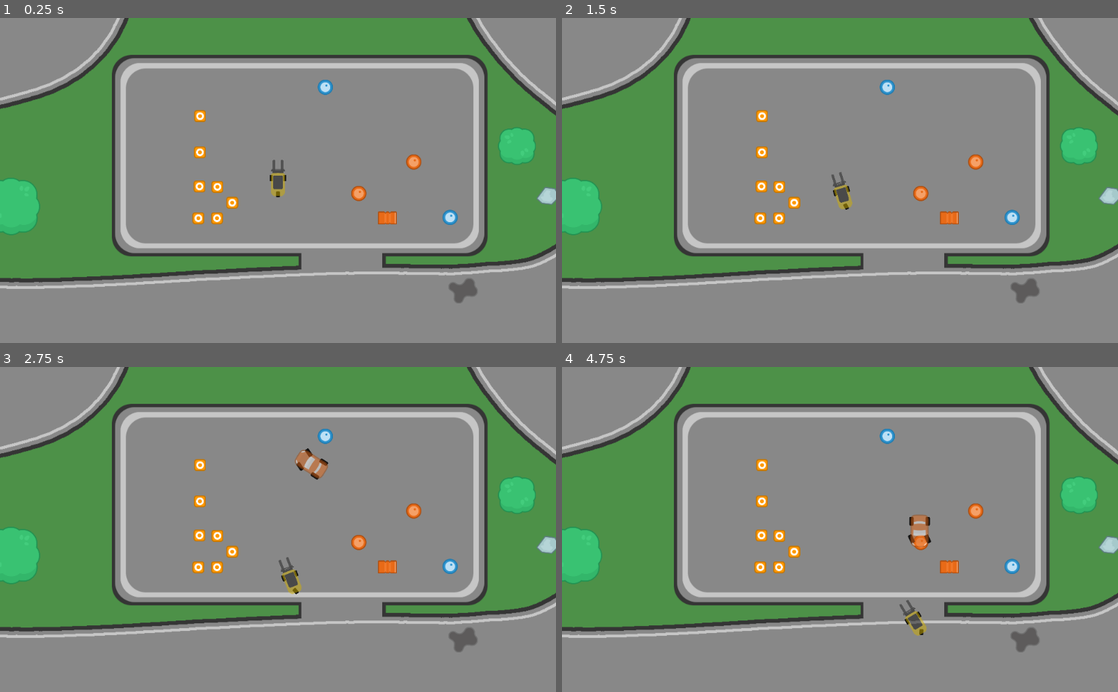
Above: before the commit, frames 1-4 (two rows, left to right).
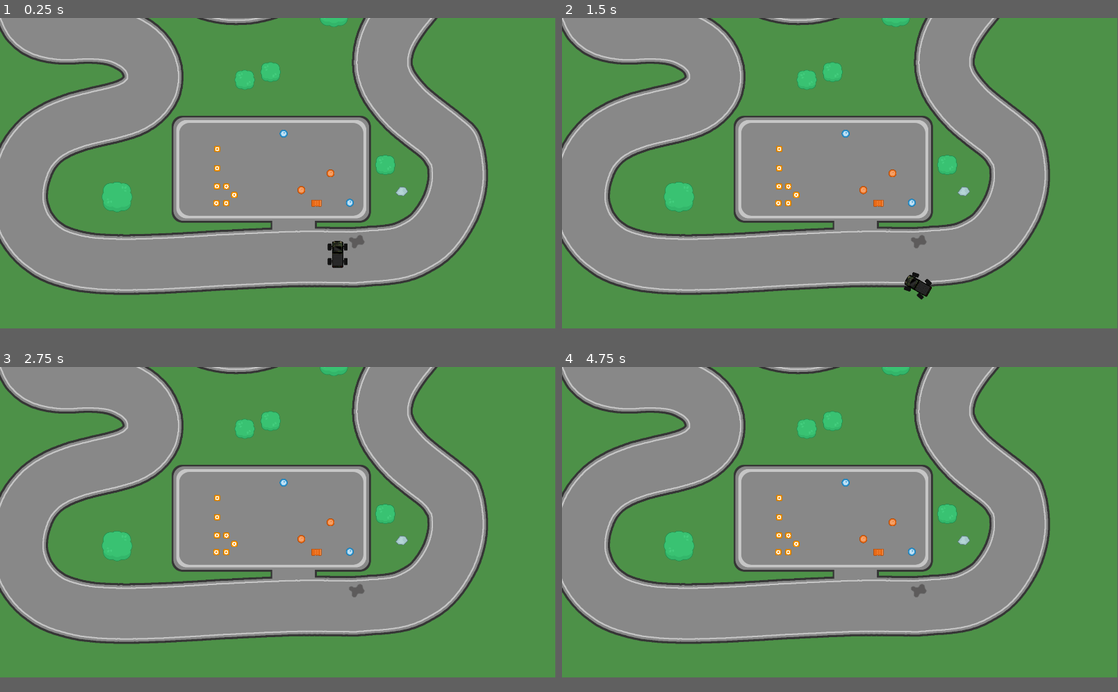
Above: after the commit, the same moments.

Repository: fswienty/godot-wheeled-vehicle-template
Game: Godot game, scene res://World.tscn
Two runs of this game, one before a commit and one after it. Both use one fixed random seed, a clock stepped at 60 frames per second and the inputs below.
Inputs:
- Up to frame 1 (0.25 s): no input
- Up to frame 2 (1.5 s): tap Enter at 0.5 s; hold D (steer_right) 0.53-1.28 s; hold S (decelerate) 0.53-1.28 s; hold A (steer_left) from 1.28 s (still down); tap S (decelerate) at 1.35 s
- Up to frame 3 (2.75 s): release A (steer_left) at 2.03 s; hold D (steer_right) from 2.03 s (still down); hold S (decelerate) from 2.03 s (still down)
- Up to frame 4 (4.75 s): release D (steer_right) at 2.78 s; release S (decelerate) at 2.78 s; hold W (accelerate) 2.78-3.53 s; tap S (decelerate) at 2.85, 4.35 s; hold S (decelerate) 3.53-4.28 s; hold A (steer_left) from 3.53 s (still down)
In our replay, the window is 800x468 before the commit and 799x447 after it. These sizes can differ from the game's own. Grey fills any space a smaller window leaves; there, only what the larger window draws over its background counts as a difference.

The runs differ from the first frame. In frame 1, 57% of the frame differs, in the area x 0-100%, y 0-96%; in frame 2, 57%; in frame 3, 57%; in frame 4, 57%.

Commit message:
adjsuted some parameters

Diff:
--- a/Vehicles/12x12.tscn
+++ b/Vehicles/12x12.tscn
@@ -25,7 +25,6 @@
 center_steering = false
 
 [node name="Wheels" type="Node2D" parent="."]
-editor/display_folded = true
 
 [node name="L1" type="Sprite" parent="Wheels"]
 position = Vector2( -95, -202.5 )
--- a/Vehicles/Bike.tscn
+++ b/Vehicles/Bike.tscn
@@ -20,8 +20,8 @@
 __meta__ = {
 "_edit_horizontal_guides_": [  ]
 }
-grip = 2.0
-steering_speed_decay = 0.2
+grip = 15.0
+steering_speed_decay = 0.3
 
 [node name="Wheels" type="Node2D" parent="."]
 
--- a/World.tscn
+++ b/World.tscn
@@ -1,126 +1,125 @@
 [gd_scene load_steps=12 format=2]
 
-[ext_resource path="res://Sprites/racetrack2.png" type="Texture" id=1]
-[ext_resource path="res://Sprites/Objects/barrel_red.png" type="Texture" id=2]
-[ext_resource path="res://Sprites/Objects/barrel_red_down.png" type="Texture" id=3]
-[ext_resource path="res://Sprites/Objects/cone_straight.png" type="Texture" id=4]
-[ext_resource path="res://Sprites/Objects/barrel_blue.png" type="Texture" id=5]
-[ext_resource path="res://Sprites/Objects/rock3.png" type="Texture" id=6]
-[ext_resource path="res://Sprites/Objects/oil.png" type="Texture" id=7]
-[ext_resource path="res://Sprites/Objects/tree_large.png" type="Texture" id=8]
-[ext_resource path="res://Sprites/Objects/tree_small.png" type="Texture" id=9]
-[ext_resource path="res://Vehicles/Car.tscn" type="PackedScene" id=10]
-[ext_resource path="res://Vehicles/Forklift.tscn" type="PackedScene" id=11]
+[ext_resource path="res://Sprites/grass.png" type="Texture" id=1]
+[ext_resource path="res://Sprites/racetrack.png" type="Texture" id=2]
+[ext_resource path="res://Sprites/Objects/barrel_red.png" type="Texture" id=3]
+[ext_resource path="res://Sprites/Objects/barrel_red_down.png" type="Texture" id=4]
+[ext_resource path="res://Sprites/Objects/cone_straight.png" type="Texture" id=5]
+[ext_resource path="res://Sprites/Objects/barrel_blue.png" type="Texture" id=6]
+[ext_resource path="res://Sprites/Objects/rock3.png" type="Texture" id=7]
+[ext_resource path="res://Sprites/Objects/oil.png" type="Texture" id=8]
+[ext_resource path="res://Sprites/Objects/tree_large.png" type="Texture" id=9]
+[ext_resource path="res://Sprites/Objects/tree_small.png" type="Texture" id=10]
+[ext_resource path="res://Vehicles/Truck.tscn" type="PackedScene" id=11]
 
 [node name="World" type="Node2D"]
 
+[node name="Grass" type="Sprite" parent="."]
+scale = Vector2( 10, 10 )
+texture = ExtResource( 1 )
+
 [node name="Track" type="Sprite" parent="."]
 scale = Vector2( 2, 2 )
-texture = ExtResource( 1 )
+texture = ExtResource( 2 )
 
 [node name="Objects" type="Node2D" parent="."]
 editor/display_folded = true
-position = Vector2( 8.59183, -5.72791 )
 
 [node name="barrel_red" type="Sprite" parent="Objects"]
 position = Vector2( 715.547, 976.7 )
-texture = ExtResource( 2 )
+texture = ExtResource( 3 )
 
 [node name="barrel_red_down" type="Sprite" parent="Objects"]
 position = Vector2( 618.173, 1184.34 )
-texture = ExtResource( 3 )
+texture = ExtResource( 4 )
 
 [node name="cone_straight" type="Sprite" parent="Objects"]
 position = Vector2( -72.0374, 807.728 )
-texture = ExtResource( 4 )
+texture = ExtResource( 5 )
 
 [node name="barrel_blue" type="Sprite" parent="Objects"]
 position = Vector2( 849.473, 1181.68 )
-texture = ExtResource( 5 )
+texture = ExtResource( 6 )
 
 [node name="rock3" type="Sprite" parent="Objects"]
 position = Vector2( 1211.01, 1102.71 )
-texture = ExtResource( 6 )
+texture = ExtResource( 7 )
 
 [node name="oil" type="Sprite" parent="Objects"]
 position = Vector2( 897.208, 1452.8 )
-texture = ExtResource( 7 )
+texture = ExtResource( 8 )
 
 [node name="tree_large" type="Sprite" parent="Objects"]
 position = Vector2( -767.238, 1141.14 )
-texture = ExtResource( 8 )
+texture = ExtResource( 9 )
 
 [node name="tree_small" type="Sprite" parent="Objects"]
 position = Vector2( 1095.85, 918.533 )
-texture = ExtResource( 9 )
+texture = ExtResource( 10 )
 
 [node name="tree_large2" type="Sprite" parent="Objects"]
 position = Vector2( -1782.68, 359.208 )
-texture = ExtResource( 8 )
+texture = ExtResource( 9 )
 
 [node name="tree_large3" type="Sprite" parent="Objects"]
 position = Vector2( -820.856, -531.971 )
-texture = ExtResource( 8 )
+texture = ExtResource( 9 )
 
 [node name="tree_large4" type="Sprite" parent="Objects"]
 position = Vector2( 738.706, -146.156 )
-texture = ExtResource( 8 )
+texture = ExtResource( 9 )
 
 [node name="tree_small2" type="Sprite" parent="Objects"]
 position = Vector2( 298.551, 272.264 )
-texture = ExtResource( 9 )
+texture = ExtResource( 10 )
 
 [node name="tree_small3" type="Sprite" parent="Objects"]
 position = Vector2( 119.229, 326.604 )
-texture = ExtResource( 9 )
+texture = ExtResource( 10 )
 
 [node name="tree_large5" type="Sprite" parent="Objects"]
 position = Vector2( 1548.37, -1390.55 )
-texture = ExtResource( 8 )
+texture = ExtResource( 9 )
 
 [node name="tree_small4" type="Sprite" parent="Objects"]
 position = Vector2( -967.575, -1374.24 )
-texture = ExtResource( 9 )
+texture = ExtResource( 10 )
 
 [node name="cone_straight2" type="Sprite" parent="Objects"]
 position = Vector2( -72.6497, 941.309 )
-texture = ExtResource( 4 )
+texture = ExtResource( 5 )
 
 [node name="cone_straight3" type="Sprite" parent="Objects"]
 position = Vector2( -74.0817, 1067.32 )
-texture = ExtResource( 4 )
+texture = ExtResource( 5 )
 
 [node name="cone_straight4" type="Sprite" parent="Objects"]
 position = Vector2( -78.3776, 1184.74 )
-texture = ExtResource( 4 )
+texture = ExtResource( 5 )
 
 [node name="cone_straight5" type="Sprite" parent="Objects"]
 position = Vector2( -8.21094, 1068.76 )
-texture = ExtResource( 4 )
+texture = ExtResource( 5 )
 
 [node name="cone_straight6" type="Sprite" parent="Objects"]
 position = Vector2( -9.64288, 1184.74 )
-texture = ExtResource( 4 )
+texture = ExtResource( 5 )
 
 [node name="cone_straight7" type="Sprite" parent="Objects"]
 position = Vector2( 46.204, 1127.47 )
-texture = ExtResource( 4 )
+texture = ExtResource( 5 )
 
 [node name="barrel_red2" type="Sprite" parent="Objects"]
 position = Vector2( 513.027, 1093.1 )
-texture = ExtResource( 2 )
+texture = ExtResource( 3 )
 
 [node name="barrel_blue2" type="Sprite" parent="Objects"]
 position = Vector2( 389.877, 700.738 )
-texture = ExtResource( 5 )
-
-[node name="Car" parent="." instance=ExtResource( 10 )]
-
-[node name="Forklift" parent="." instance=ExtResource( 11 )]
-position = Vector2( 224.06, 1039.74 )
+texture = ExtResource( 6 )
 
 [node name="Camera2D" type="Camera2D" parent="."]
-position = Vector2( 224.06, 1039.74 )
+position = Vector2( 348.198, 976.049 )
+rotating = true
 current = true
 zoom = Vector2( 2, 2 )
 process_mode = 0
@@ -131,3 +130,6 @@
 drag_margin_top = 0.0
 drag_margin_right = 0.0
 drag_margin_bottom = 0.0
+
+[node name="Truck" parent="." instance=ExtResource( 11 )]
+position = Vector2( 765.054, 1539.92 )
--- a/project.godot
+++ b/project.godot
@@ -17,6 +17,12 @@
 
 config/name="baddrivinggame"
 run/main_scene="res://World.tscn"
+
+[display]
+
+window/size/width=1929
+window/size/height=1080
+window/size/fullscreen=true
 
 [input]
 
Binary file added: Sprites/grass.png
Not shown, changed: Sprites/grass.png.import
Binary file added: Sprites/racetrack.png
Not shown, added: Sprites/racetrack.png.import
Binary file removed: Sprites/racetrack2.png
